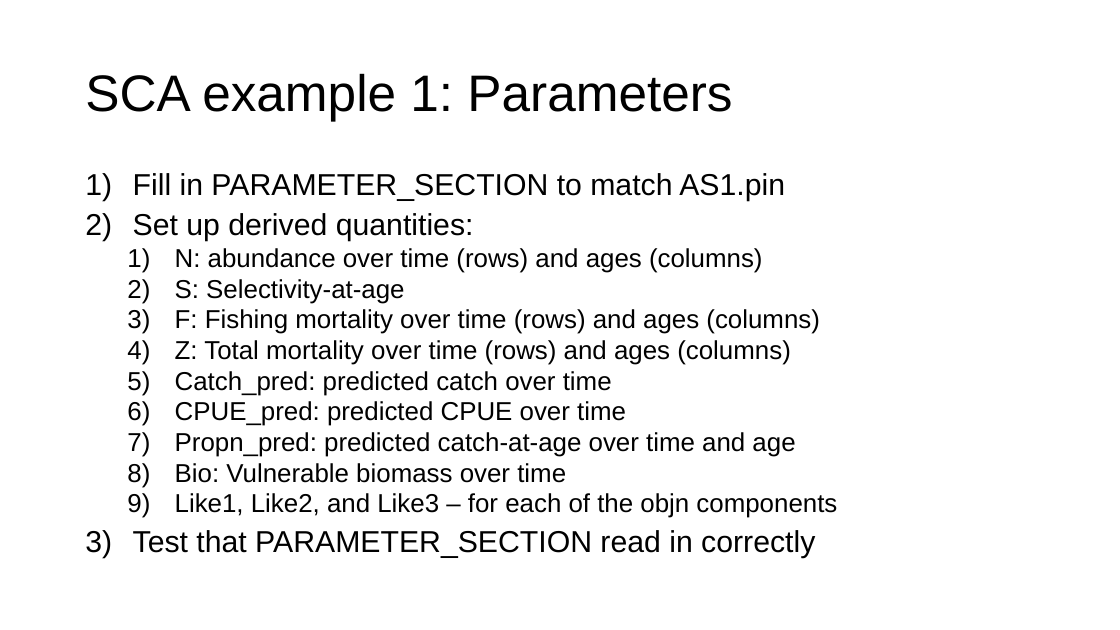
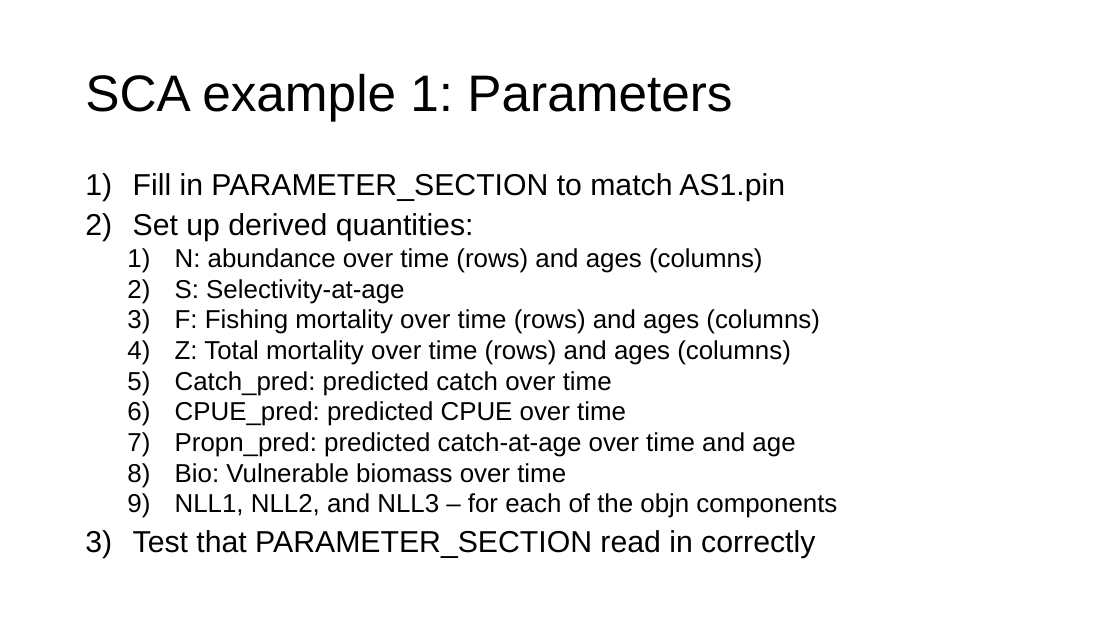
Before and after one commit to merrillrudd/ADMB_course, a slide deck: slide 5 of Day2/2b_Age-structured/Age-structured models.pptx. Drawn at 1120x630 pixels with LibreOffice and Linux fonts; fonts in the diff are those of the drawing. Boxes give left, top, right and bottom in pixels: in the first picture for what was removed or moved away, otherwise in the second. Text is boxed around its words. In the diff, an @@ line names an element or a change of style, - is before the commit and + after.

```diff
--- a/Day2/2b_Age-structured/Age-structured models.pptx
+++ b/Day2/2b_Age-structured/Age-structured models.pptx
@@ text at [175,493,837,518]: text changed @@
-  9) Like1, Like2, and Like3 – for each of the objn components
+  9) NLL1, NLL2, and NLL3 – for each of the objn components
```
Also in this commit, not shown: 2 other files.
